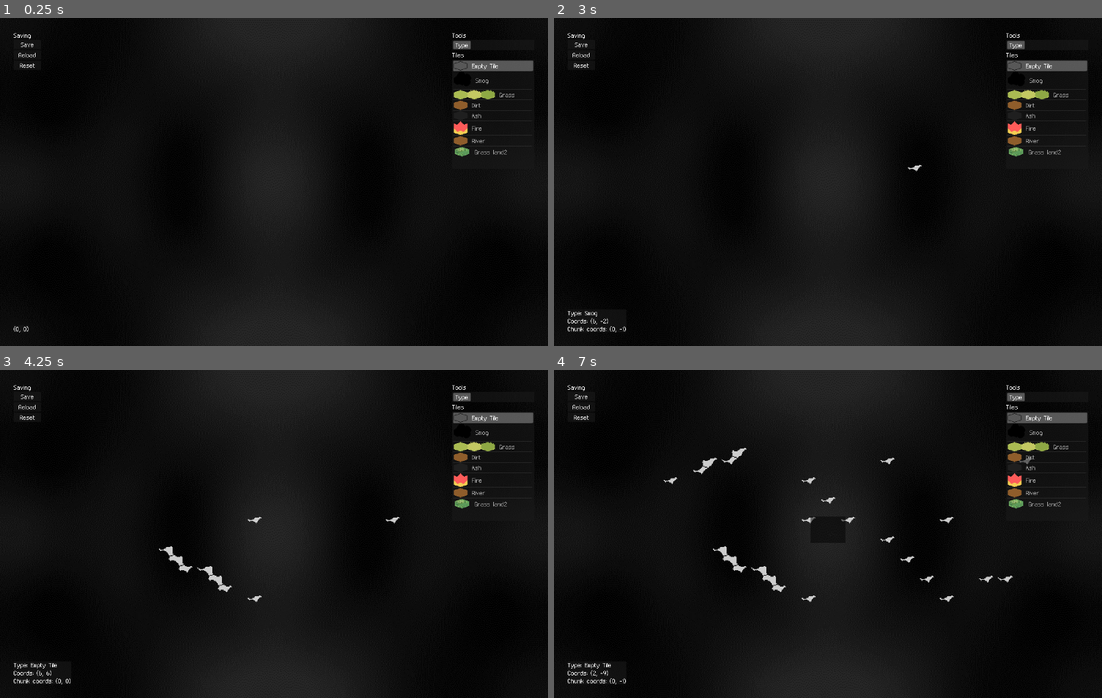
Above: before the commit, frames 1-4 (two rows, left to right).
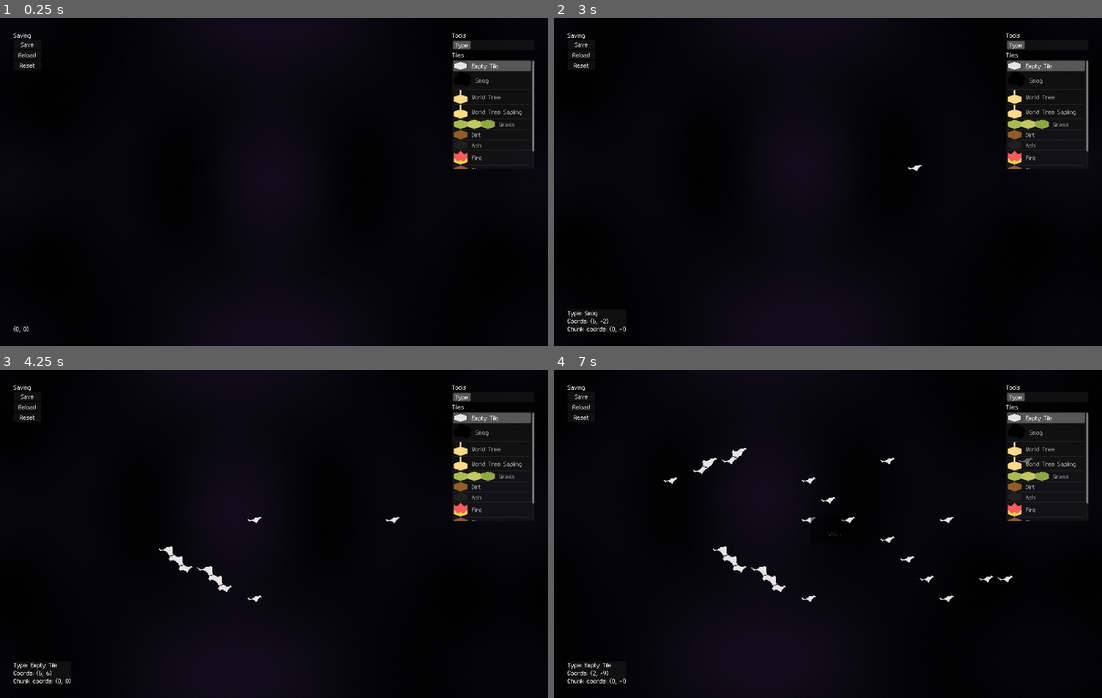
Above: after the commit, the same moments.

Repository: team-fow/riviver
Game: Godot game, scene res://scenes/game/game.tscn
The game is run twice, just before and just after one commit, with the same random seed, the same clock (stepped at 60 frames per second) and the same inputs.
Inputs (mouse positions are in pixels of both pictures, inside the frame that each line leads up to):
- Up to frame 1 (0.25 s): no input
- Up to frame 2 (3 s): click "Save" at 0.5 s; click "Reload" at 1.25 s; click "Reset" at 2 s; tap Enter at 2.75 s; move the mouse to (948, 165) at 2.77 s; press the mouse at (948, 165) at 2.78 s; hold D (move_right) from 2.78 s (still down)
- Up to frame 3 (4.25 s): release D (move_right) at 3.5 s; release the mouse at (394, 517) at 3.5 s; drag from (164, 550) to (246, 599) at 3.52 s
- Up to frame 4 (7 s): tap Space at 4.25 s; move the mouse to (882, 461) at 4.27 s; press the mouse at (882, 461) at 4.28 s; hold D (move_right) 4.28-5 s; release the mouse at (882, 461) at 5 s; drag from (800, 599) to (663, 484) at 5.02 s; tap Enter at 5.75 s; move the mouse to (992, 583) at 5.77 s; press the mouse at (992, 583) at 5.78 s; hold A (move_left) 5.78-6.5 s; tap Shift (show_map) at 6.4 s; release the mouse at (992, 583) at 6.5 s; drag from (663, 484) to (745, 452) at 6.52 s

The runs differ from the first frame. In frame 1, 5.9% of the frame differs, in the area x 0-100%, y 0-100%; in frame 2, 7.1%; in frame 3, 8.2%; in frame 4, 10%.

Commit message:
smog clearing

Diff:
--- a/assets/vfx/smog.gdshader
+++ b/assets/vfx/smog.gdshader
@@ -1,8 +1,8 @@
 shader_type canvas_item;
 
-uniform sampler2D pattern;
+uniform sampler2D pattern : repeat_enable;
 
 
 void fragment() {
-	COLOR.rgb = texture(pattern, SCREEN_UV).rgb;
+	COLOR.rgb = texture(pattern, SCREEN_UV + TIME / 60.0).rgb;
 }
--- /dev/null
+++ b/resources/tile_behavior/yggdrasil.gd
@@ -0,0 +1,9 @@
+extends YggdrasilTileBehavior
+
+
+
+# virtual
+
+func _init(tile: Tile) -> void:
+	super(tile)
+	clear_radius = 16
--- /dev/null
+++ b/resources/tile_behavior/yggdrasil_sapling.gd
@@ -0,0 +1,9 @@
+extends YggdrasilTileBehavior
+
+
+
+# virtual
+
+func _init(tile: Tile) -> void:
+	super(tile)
+	clear_radius = 8
--- /dev/null
+++ b/resources/tile_behavior/yggdrasil_tile_behavior.gd
@@ -0,0 +1,20 @@
+class_name YggdrasilTileBehavior
+extends TileBehavior
+
+var clear_radius: int
+
+
+func start() -> void:
+	var clear_radius_squared: int = clear_radius ** 2
+	for neighbor: Tile in tile.get_neighbors():
+		_clear_smog(neighbor, clear_radius_squared)
+
+
+func _clear_smog(smog: Tile, max_distance: int) -> void:
+	if smog.type != Tile.Type.SMOG or smog.coords.distance_squared_to(tile.coords) > max_distance: return
+
+	smog.type = Tile.Type.GRASS
+
+	await Game.grid.get_tree().create_timer(0.05).timeout
+	for neighbor: Tile in smog.get_neighbors():
+		_clear_smog(neighbor, max_distance)
--- a/resources/tile_info/fire.tres
+++ b/resources/tile_info/fire.tres
@@ -20,4 +20,5 @@
 name = "Fire"
 sprite_sheet = SubResource("Resource_4xlxp")
 material = SubResource("CanvasItemMaterial_84dcn")
+z_index = 0
 behavior = ExtResource("3_1h2t6")
--- a/resources/tile_info/yggdrasil.tres
+++ b/resources/tile_info/yggdrasil.tres
@@ -1,5 +1,6 @@
-[gd_resource type="Resource" script_class="TileInfo" load_steps=5 format=3 uid="uid://bokj0mxbu3ibf"]
+[gd_resource type="Resource" script_class="TileInfo" load_steps=6 format=3 uid="uid://bokj0mxbu3ibf"]
 
+[ext_resource type="Script" path="res://resources/tile_behavior/yggdrasil.gd" id="1_6mwiv"]
 [ext_resource type="Script" path="res://resources/tile_info/tile_info.gd" id="1_cfbhs"]
 [ext_resource type="Script" path="res://resources/sprite_sheet/sprite_sheet.gd" id="2_lsimd"]
 [ext_resource type="Texture2D" uid="uid://ufg2lkjjv5xk" path="res://assets/tiles/yggdrasil.png" id="3_5svab"]
@@ -9,10 +10,11 @@
 texture = ExtResource("3_5svab")
 sheet_size = Vector2i(1, 1)
 sheet_picking = 0
-sprite_offset = Vector2(0, 0)
+sprite_offset = Vector2(0, -5)
 
 [resource]
 script = ExtResource("1_cfbhs")
 name = "World Tree"
 sprite_sheet = SubResource("Resource_muvk2")
 z_index = 0
+behavior = ExtResource("1_6mwiv")
--- /dev/null
+++ b/resources/tile_info/yggdrasil_sapling.tres
@@ -0,0 +1,20 @@
+[gd_resource type="Resource" script_class="TileInfo" load_steps=6 format=3 uid="uid://dfbhf4a1gky4p"]
+
+[ext_resource type="Script" path="res://resources/tile_behavior/yggdrasil_sapling.gd" id="1_8kuxo"]
+[ext_resource type="Script" path="res://resources/tile_info/tile_info.gd" id="2_fwfsu"]
+[ext_resource type="Script" path="res://resources/sprite_sheet/sprite_sheet.gd" id="3_d3pqf"]
+[ext_resource type="Texture2D" uid="uid://ufg2lkjjv5xk" path="res://assets/tiles/yggdrasil.png" id="4_glh82"]
+
+[sub_resource type="Resource" id="Resource_muvk2"]
+script = ExtResource("3_d3pqf")
+texture = ExtResource("4_glh82")
+sheet_size = Vector2i(1, 1)
+sheet_picking = 0
+sprite_offset = Vector2(0, -5)
+
+[resource]
+script = ExtResource("2_fwfsu")
+name = "World Tree Sapling"
+sprite_sheet = SubResource("Resource_muvk2")
+z_index = 0
+behavior = ExtResource("1_8kuxo")
--- a/scenes/debug/map.gd
+++ b/scenes/debug/map.gd
@@ -26,7 +26,7 @@
 
 func _ready() -> void:
 	await get_tree().process_frame
-	Game.tick_timer.timeout.connect(queue_redraw)
+	Game.grid.tick_timer.timeout.connect(queue_redraw)
 
 
 func _unhandled_key_input(event: InputEvent) -> void:
--- a/scenes/game/daytime_modulate.gd
+++ b/scenes/game/daytime_modulate.gd
@@ -1,4 +1,6 @@
+class_name Clock
 extends CanvasModulate
+## Manages time & weather.
 
 const DAY_LENGTH: float = 120.0 ## Duration of a day, in seconds.
 
@@ -7,5 +9,5 @@
 
 
 func _process(delta: float) -> void:
-	time += delta
+	time = fmod(time + delta, DAY_LENGTH)
 	color = gradient.sample(sin(time / DAY_LENGTH * PI) * 0.5 + 0.5)
--- a/scenes/game/game.gd
+++ b/scenes/game/game.gd
@@ -8,13 +8,17 @@
 static var grid: Grid ## Manages tiles.
 static var river: River ## Manages the river state.
 static var player: Player ## Manages player cards & materials.
-static var tick_timer: Timer ## Coordinates ticks.
+static var clock: Clock ## Manages time & weather.
 
 
 ## Writes the current game state to file.
 static func write() -> void:
 	for chunk: GridChunk in grid.get_loaded_chunks():
 		chunk.write_to_file()
+
+	file.set_value("main", "time", player.materials)
+	file.set_value("main", "materials", player.materials)
+
 	file.save("user://save.ini")
 
 
@@ -37,4 +41,4 @@
 	grid = $Grid
 	river = $River
 	player = $Player
-	tick_timer = $TickTimer
+	clock = $Clock
--- a/scenes/game/game.tscn
+++ b/scenes/game/game.tscn
@@ -11,24 +11,15 @@
 [node name="Game" type="Node2D"]
 script = ExtResource("1_tllol")
 
-[node name="Background" type="CanvasLayer" parent="."]
-layer = -1
-
-[node name="ColorRect" type="ColorRect" parent="Background"]
-anchors_preset = 15
-anchor_right = 1.0
-anchor_bottom = 1.0
-grow_horizontal = 2
-grow_vertical = 2
-mouse_filter = 2
-color = Color(0.8, 0.8, 0.8, 1)
-metadata/_edit_lock_ = true
-
 [node name="UI" parent="." instance=ExtResource("2_42qev")]
 
 [node name="Grid" type="Node2D" parent="."]
 y_sort_enabled = true
 script = ExtResource("3_47w66")
+
+[node name="TickTimer" type="Timer" parent="Grid"]
+wait_time = 0.5
+autostart = true
 
 [node name="River" type="Node" parent="."]
 script = ExtResource("4_uc3ti")
@@ -36,13 +27,9 @@
 [node name="Player" type="Node" parent="."]
 script = ExtResource("5_cgng6")
 
+[node name="Clock" type="CanvasModulate" parent="."]
+script = ExtResource("5_5kbi3")
+
 [node name="Camera" type="Camera2D" parent="."]
 zoom = Vector2(3, 3)
 script = ExtResource("4_70hti")
-
-[node name="TickTimer" type="Timer" parent="."]
-wait_time = 0.5
-autostart = true
-
-[node name="DaytimeModulate" type="CanvasModulate" parent="."]
-script = ExtResource("5_5kbi3")
--- a/scenes/game/player.gd
+++ b/scenes/game/player.gd
@@ -1,6 +1,8 @@
 class_name Player
 extends Node
 ## Manages player cards & materials.
+
+signal material_count_changed(type: MaterialType)
 
 enum MaterialType {
 	TRASH,
--- a/scenes/grid/grid.gd
+++ b/scenes/grid/grid.gd
@@ -5,6 +5,8 @@
 static var _map: TileMapLayer # Used for coordinate math.
 
 var _chunks: Dictionary # Loaded chunks.
+
+@onready var tick_timer: Timer = $TickTimer ## Coordinates ticks.
 
 
 
--- a/scenes/grid/tile.gd
+++ b/scenes/grid/tile.gd
@@ -4,6 +4,8 @@
 enum Type {
 	NONE,
 	SMOG,
+	YGGDRASIL,
+	YGGDRASIL_SAPLING,
 	GRASS,
 	DIRT,
 	ASH,
@@ -14,7 +16,7 @@
 
 const SIZE := Vector2(24, 16) ## Size, in pixels.
 
-var type: Type = Type.NONE : set = _set_type ## Type ID. Affects the tile's rendering and behavior.
+var type: Type : set = _set_type ## Type ID. Affects the tile's rendering and behavior.
 var behavior: TileBehavior ## Recieves ticks and runs tick logic.
 
 var coords: Vector2i : set = _set_coords ## The tile's grid coordinates.
@@ -72,7 +74,7 @@
 	var behavior: TileBehavior = behavior
 	if not behavior or behavior.is_tick_queued: return
 	behavior.is_tick_queued = true
-	await Game.tick_timer.timeout
+	await Game.grid.tick_timer.timeout
 	behavior.is_tick_queued = false
 	behavior.tick()
 
Binary file changed: assets/tiles/default.png
Binary file changed: assets/tiles/smog_texture.png
Binary file changed: assets/tiles/yggdrasil.png
